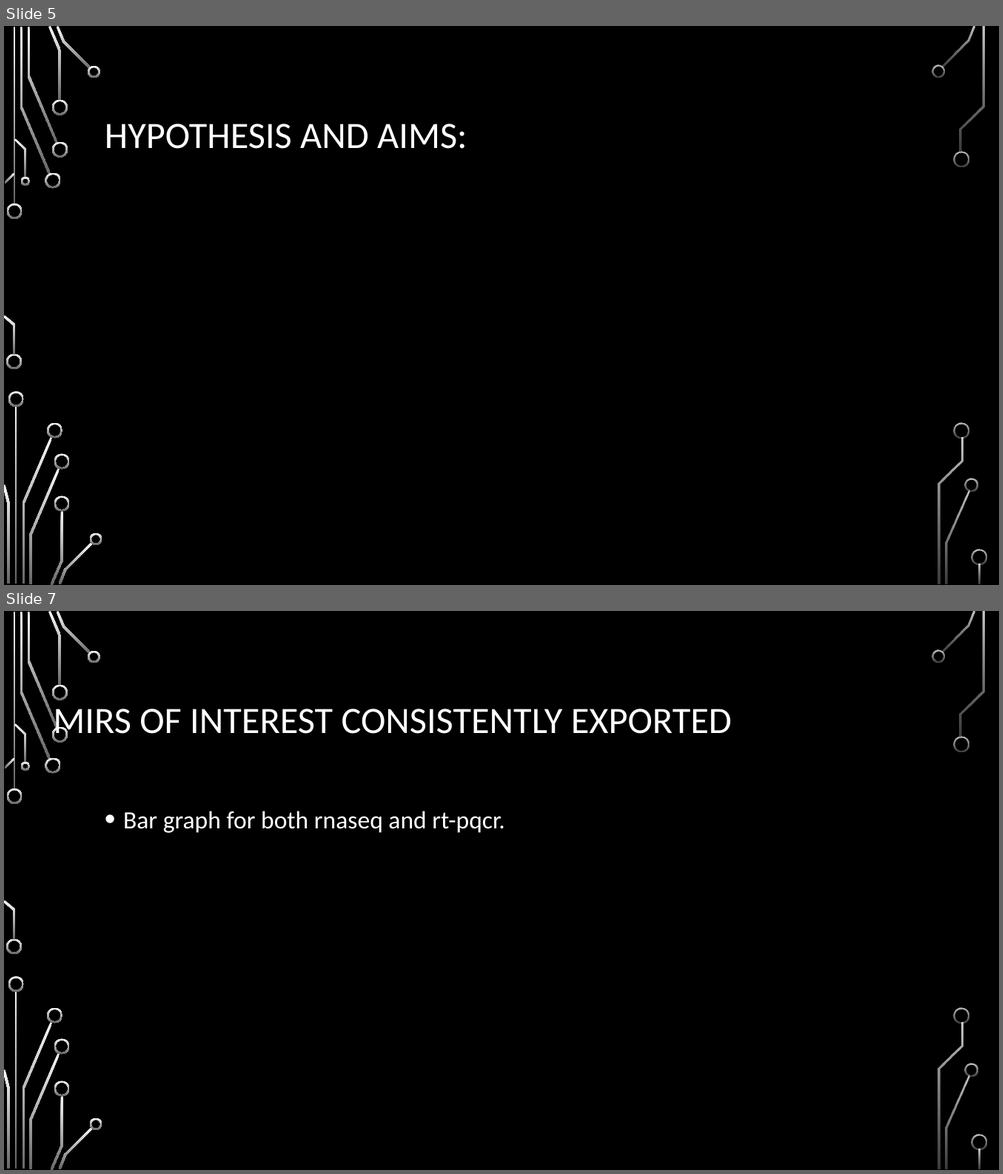
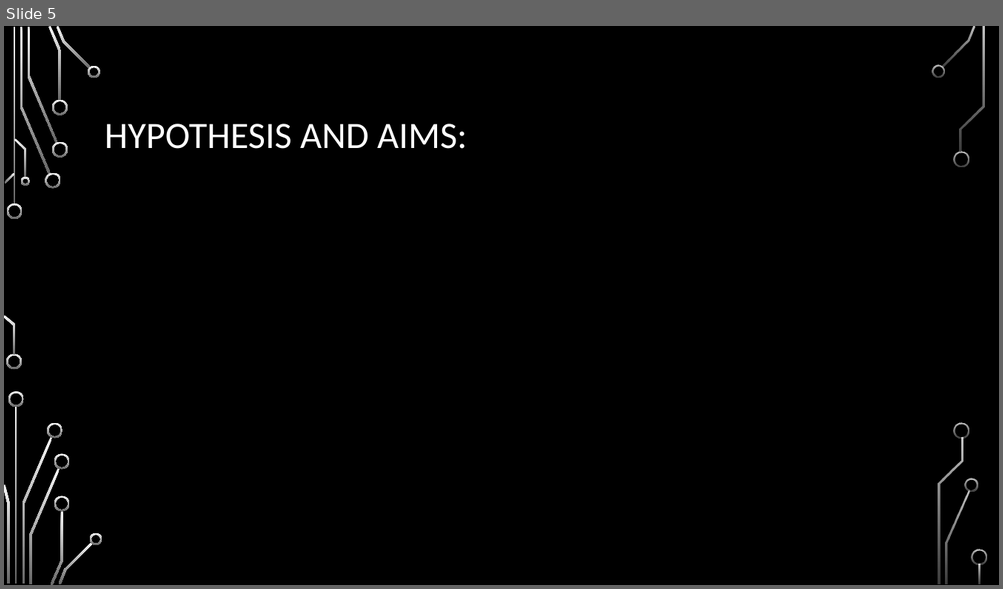
Before and after one commit to HarleyRobinson/Honours2, a slide deck: BackgroundInfo/MeetingSept.pptx. Shown one above the other, each under a label of ours: slides 5 and 7 before the commit, slide 5 after it; the slides between them are not shown. The pictures are 1003x1174 and 1003x589 pixels, drawn with LibreOffice and Linux fonts; fonts in the diff are those of the drawing; background and template pictures are left out. Boxes give left, top, right and bottom in pixels: in the first picture for what was removed or moved away, otherwise in the second. Text is boxed around its words. In the diff, an @@ line names an element or a change of style, - is before the commit and + after.

```diff
--- a/BackgroundInfo/MeetingSept.pptx
+++ b/BackgroundInfo/MeetingSept.pptx
@@ slide 7 removed at bbox=[4, 611, 999, 1170], background picture (left out); not listed: 36 template elements that a slide beside it also shows @@
@@ title removed at bbox=[53, 709, 731, 742] @@
-MIRS OF INTEREST CONSISTENTLY EXPORTED
@@ text removed at bbox=[123, 811, 504, 833] @@
-• Bar graph for both rnaseq and rt-pqcr.
```
Also in this commit, not shown: 4 slides changed, 3 slides added, 1 other slide removed, 3 other files.
